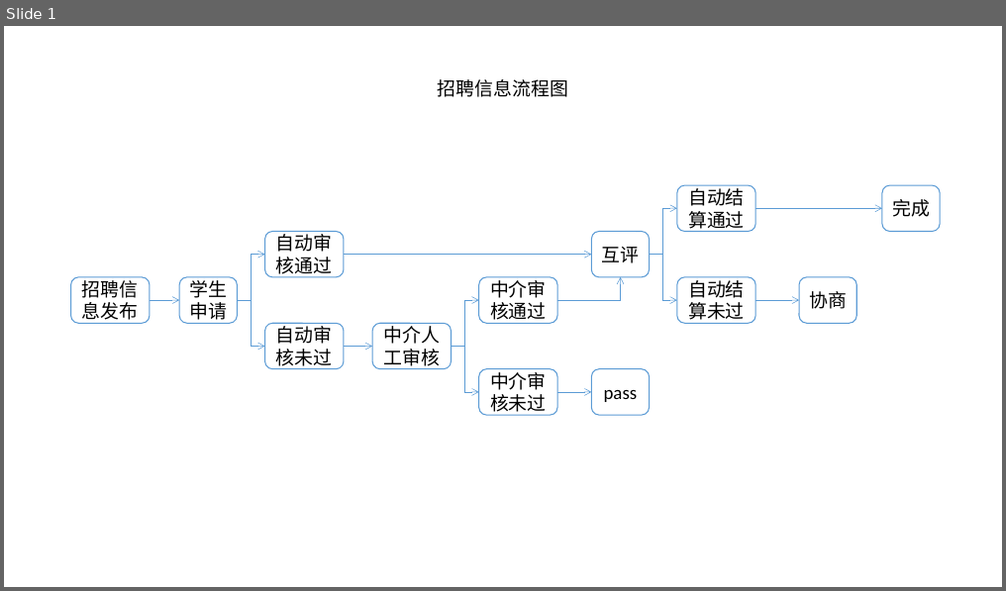
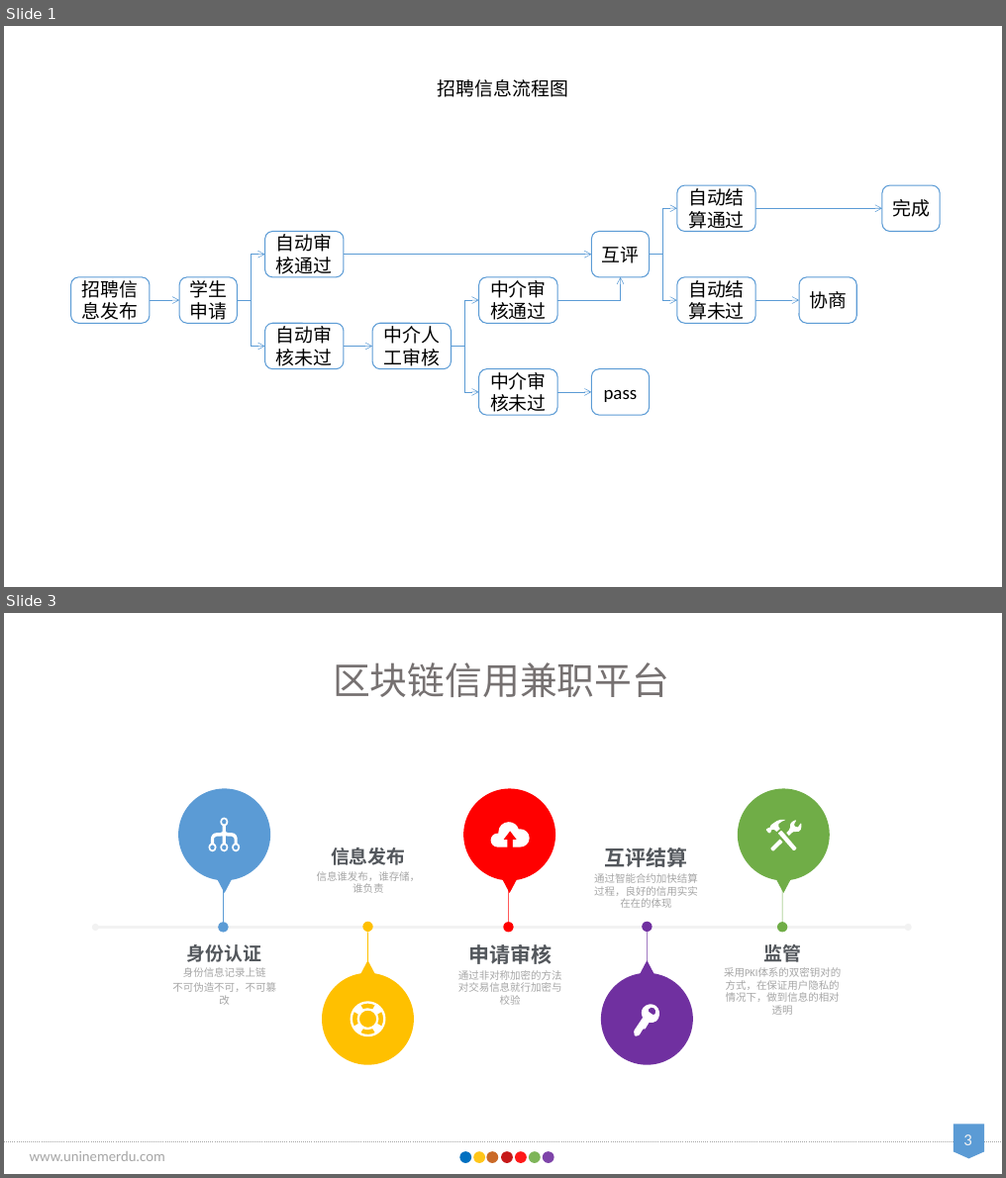
Before and after one commit to yglym2012/BlockchainCompetition, a slide deck: 订单流程图.pptx. Shown one above the other, each under a label of ours: slide 1 before the commit, slides 1 and 3 after it; the slides between them are not shown. The pictures are 1006x591 and 1006x1178 pixels, drawn with LibreOffice and Linux fonts; fonts in the diff are those of the drawing. Boxes give left, top, right and bottom in pixels: in the first picture for what was removed or moved away, otherwise in the second. Text is boxed around its words. In the diff, an @@ line names an element or a change of style, - is before the commit and + after.

Commit message:
59ppt

```diff
--- a/订单流程图.pptx
+++ b/订单流程图.pptx
@@ slide 3 added at [4, 613, 1002, 1174], background #FFFFFF @@
@@ text added at [333, 663, 669, 697], 36 pt, text #767171 @@
+区块链信用兼职平台
@@ group added at [172, 789, 276, 1005]: 1 ellipse, 1 triangle, 1 arrow, 1 text, 1 freeform shape @@
+身份认证
+身份信息记录上链
+不可伪造不可，不可篡改
@@ group added at [724, 789, 841, 1015]: 1 ellipse, 1 triangle, 1 arrow, 1 text, 1 freeform shape @@
+监管
+采用PKI体系的双密钥对的方式，在保证用户隐私的情况下，做到信息的相对透明
@@ group added at [458, 789, 562, 992]: 1 ellipse, 1 triangle, 1 arrow, 1 text, 1 freeform shape @@
+申请审核
+通过非对称加密的方法对交易信息就行加密与校验
@@ double arrow added from (95, 928) to (908, 928), #F2F2F2 2.25 pt @@
@@ group added at [317, 848, 421, 1065]: 1 ellipse, 1 triangle, 1 arrow, 1 text, 1 freeform shape @@
+信息发布
+信息谁发布，谁存储，谁负责
@@ group added at [594, 848, 698, 1065]: 1 ellipse, 1 triangle, 1 arrow, 1 text, 1 freeform shape @@
+互评结算
+通过智能合约加快结算过程，良好的信用实实在在的体现
@@ line added from (4, 1143) to (1002, 1143), #A6A6A6 1 pt dashed @@
@@ flow chart offpage connector added at [953, 1124, 984, 1158], fill #5B9BD5 @@
@@ page number added at [963, 1135, 971, 1146], 16 pt, text #F2F2F2 @@
+3
@@ subtitle added at [30, 1152, 165, 1161], 14 pt, text #A6A6A6 @@
+www.uninemerdu.com
@@ group added at [460, 1152, 554, 1164]: 7 ellipses @@
```
Also in this commit, not shown: 2 other slides added, 4 other files.
